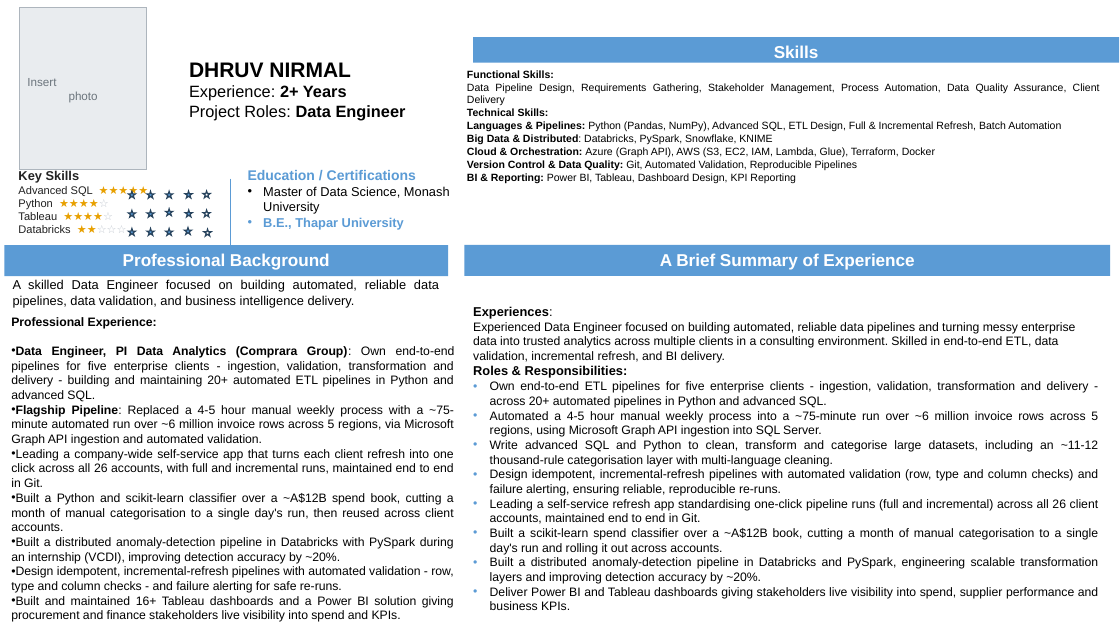
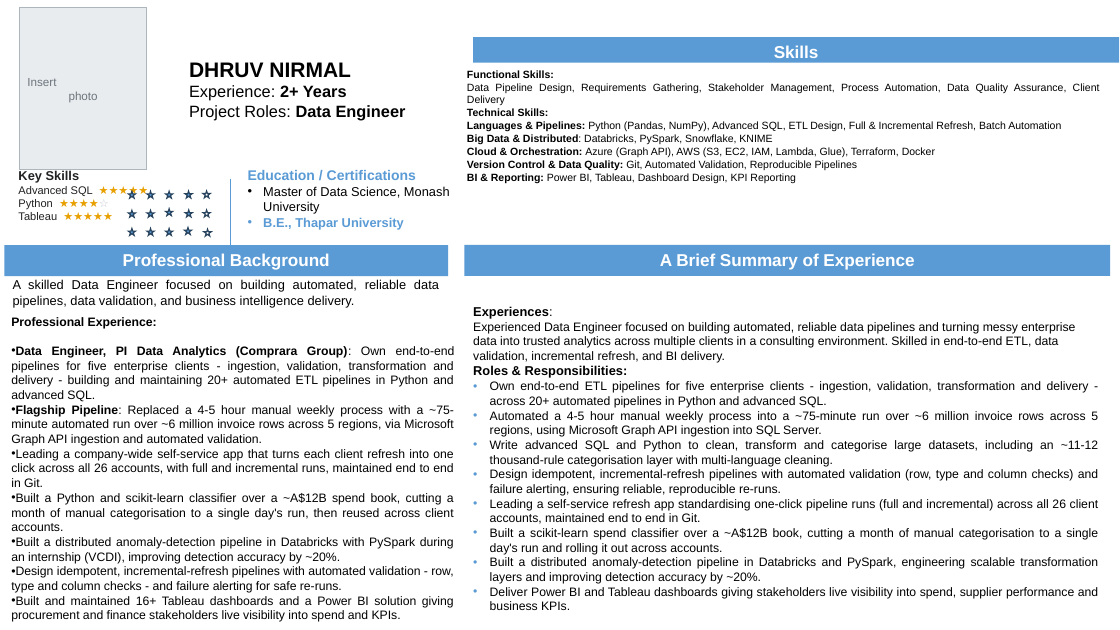
Before and after one commit to dhruvnirmal2111-max/JOB-SEARCH-WEBSITE, a slide deck: slide 1 of job-search/pipeline/infosys-consulting--data-engineer/Dhruv_Nirmal.pptx. Drawn at 1120x630 pixels with LibreOffice and Linux fonts; fonts in the diff are those of the drawing. Boxes give left, top, right and bottom in pixels: in the first picture for what was removed or moved away, otherwise in the second. Text is boxed around its words. In the diff, an @@ line names an element or a change of style, - is before the commit and + after.

```diff
--- a/job-search/pipeline/infosys-consulting--data-engineer/Dhruv_Nirmal.pptx
+++ b/job-search/pipeline/infosys-consulting--data-engineer/Dhruv_Nirmal.pptx
@@ text at [18, 212, 57, 220]: text changed @@
-Tableau ★★★★☆
-Databricks ★★☆☆☆
+Tableau ★★★★★
```
